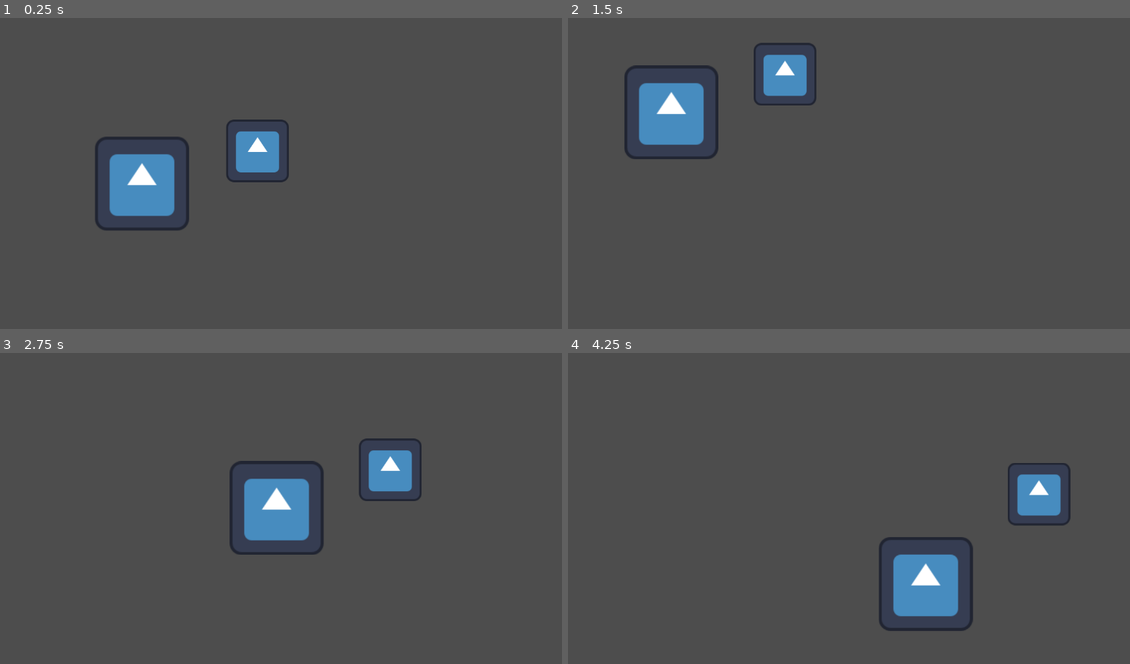
Above: before the commit, frames 1-4 (two rows, left to right).
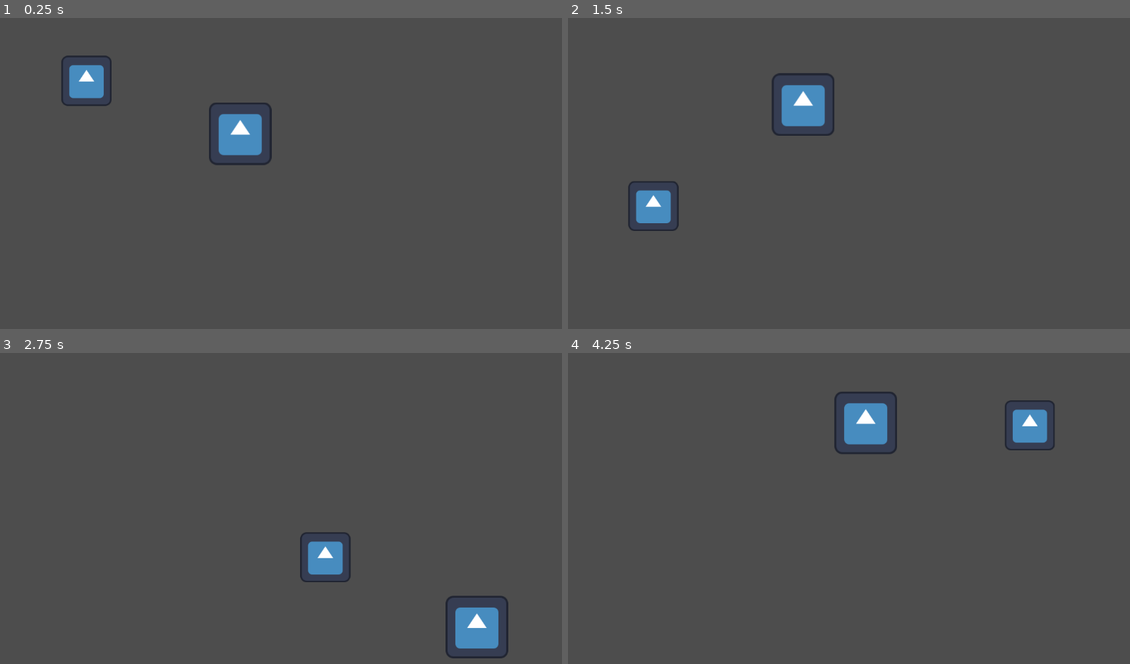
Above: after the commit, the same moments.

Repository: Cascachu/OrbCombat
Game: Godot game, scene res://game.tscn
Two runs of this game, one before a commit and one after it. Both use one fixed random seed, a clock stepped at 60 frames per second and the inputs below. The engine's default icon, where the game draws it, is replaced by a stand-in: a white triangle on a blue panel in a dark square.
Inputs:
- Up to frame 1 (0.25 s): no input
- Up to frame 2 (1.5 s): no input
- Up to frame 3 (2.75 s): no input
- Up to frame 4 (4.25 s): no input

The runs differ from the first frame. In frame 1, 5.7% of the frame differs, in the area x 10-52%, y 12-69%; in frame 2, 6.0%; in frame 3, 6.4%; in frame 4, 6.6%, in the area x 47-90%, y 12-90%.

Commit message:
Fire Orb
Added a class of the base ball that has a special "burning" ability which applies a stacking condition on the hit ball that damages the burning ball for the amount of stacks each second

Diff:
--- a/ball.gd
+++ b/ball.gd
@@ -1,10 +1,9 @@
 extends CharacterBody2D
 
-@export var speed = 300.0
-@export var max_health = 100
-@export var damage = 10
-@export var size = 1.0
-
+var speed = 500.0
+var max_health = 100
+var damage = 10
+var size = 1.0
 var health
 
 
@@ -12,7 +11,6 @@
 func _ready():
 	health = max_health
 	velocity = Vector2(-200, -200).normalized()*speed
-
 	scale = Vector2(size, size)
 
 
@@ -25,6 +23,6 @@
 			health -= collider.damage
 			var push_direction = global_position - collider.global_position
 			velocity = push_direction.normalized() * speed
-			print("Hit a ball! Health: ", health)
+			print("Ball got hit! Health: ", health)
 			if health <= 0:
 				queue_free()
--- a/ball.tscn
+++ b/ball.tscn
@@ -4,7 +4,7 @@
 [ext_resource type="Texture2D" uid="uid://dtptvpqlsqb6g" path="res://icon.svg" id="1_x8fbi"]
 
 [sub_resource type="CircleShape2D" id="CircleShape2D_41u45"]
-radius = 84.0238
+radius = 70.03667
 
 [node name="Ball" type="CharacterBody2D" unique_id=1385498592 groups=["ball"]]
 scale = Vector2(0.5996859, 0.5996859)
--- /dev/null
+++ b/burn.gd
@@ -0,0 +1,15 @@
+extends Node
+
+var stacks = 1
+var timer = 0.0
+const BURN_TICK = 1.0
+
+func _process(delta):
+	timer += delta
+	if timer >= BURN_TICK:
+		timer = 0.0
+		var parent = get_parent()
+		parent.health -= stacks
+		print("Burned for ", stacks, "! Health: ", parent.health)
+		if parent.health <= 0:
+			parent.queue_free()
--- /dev/null
+++ b/fire_orb.gd
@@ -0,0 +1,34 @@
+extends "res://ball.gd"
+
+func _ready():
+	max_health = 80
+	damage = 0
+	size = 0.8
+	super._ready()
+
+func _physics_process(delta):
+	var collision = move_and_collide(velocity * delta)
+	if collision:
+		var collider = collision.get_collider()
+		if collider.is_in_group("ball"):
+			apply_burn(collider)
+			health -= collider.damage
+			var push_direction = global_position - collider.global_position
+			velocity = push_direction.normalized() * speed
+			print("Fire Orb got hit! Health: ", health)
+			if health <= 0:
+				queue_free()
+		else:
+			velocity = velocity.bounce(collision.get_normal())
+
+func apply_burn(target):
+	var existing = target.get_node_or_null("Burn")
+	if existing:
+		existing.stacks += 1
+		return
+
+	var burn = Node.new()
+	burn.name = "Burn"
+	burn.set_script(preload("res://burn.gd"))
+	target.add_child(burn)
+	burn.stacks = 1
--- /dev/null
+++ b/fire_orb.tscn
@@ -0,0 +1,16 @@
+[gd_scene format=3 uid="uid://uu5qd4fxhvyn"]
+
+[ext_resource type="Texture2D" uid="uid://dtptvpqlsqb6g" path="res://icon.svg" id="1_b7npf"]
+[ext_resource type="Script" uid="uid://by5o3bggyf55r" path="res://fire_orb.gd" id="1_ypt65"]
+
+[sub_resource type="CircleShape2D" id="CircleShape2D_ypt65"]
+radius = 70.03667
+
+[node name="fire_orb" type="CharacterBody2D" unique_id=2121634047]
+script = ExtResource("1_ypt65")
+
+[node name="Sprite2D" type="Sprite2D" parent="." unique_id=1371724053]
+texture = ExtResource("1_b7npf")
+
+[node name="CollisionShape2D" type="CollisionShape2D" parent="." unique_id=385299559]
+shape = SubResource("CircleShape2D_ypt65")
--- a/game.tscn
+++ b/game.tscn
@@ -1,6 +1,7 @@
 [gd_scene format=3 uid="uid://dr22tbjj5gmp5"]
 
 [ext_resource type="PackedScene" uid="uid://dqvwvrs32a6lm" path="res://ball.tscn" id="1_e2o6t"]
+[ext_resource type="PackedScene" uid="uid://uu5qd4fxhvyn" path="res://fire_orb.tscn" id="2_e2o6t"]
 
 [sub_resource type="SegmentShape2D" id="SegmentShape2D_feb5d"]
 a = Vector2(0, 648)
@@ -53,10 +54,6 @@
 
 [node name="Ball" parent="Fighters" unique_id=1385498592 instance=ExtResource("1_e2o6t")]
 position = Vector2(579, 325)
-damage = 12
 
-[node name="Ball2" parent="Fighters" unique_id=1092848375 instance=ExtResource("1_e2o6t")]
-position = Vector2(343, 392.00003)
-max_health = 150
-damage = 8
-size = 1.5
+[node name="fire_orb" parent="Fighters" unique_id=2121634047 groups=["ball"] instance=ExtResource("2_e2o6t")]
+position = Vector2(265, 217)
Not shown, added: burn.gd.uid
Not shown, added: fire_orb.gd.uid
